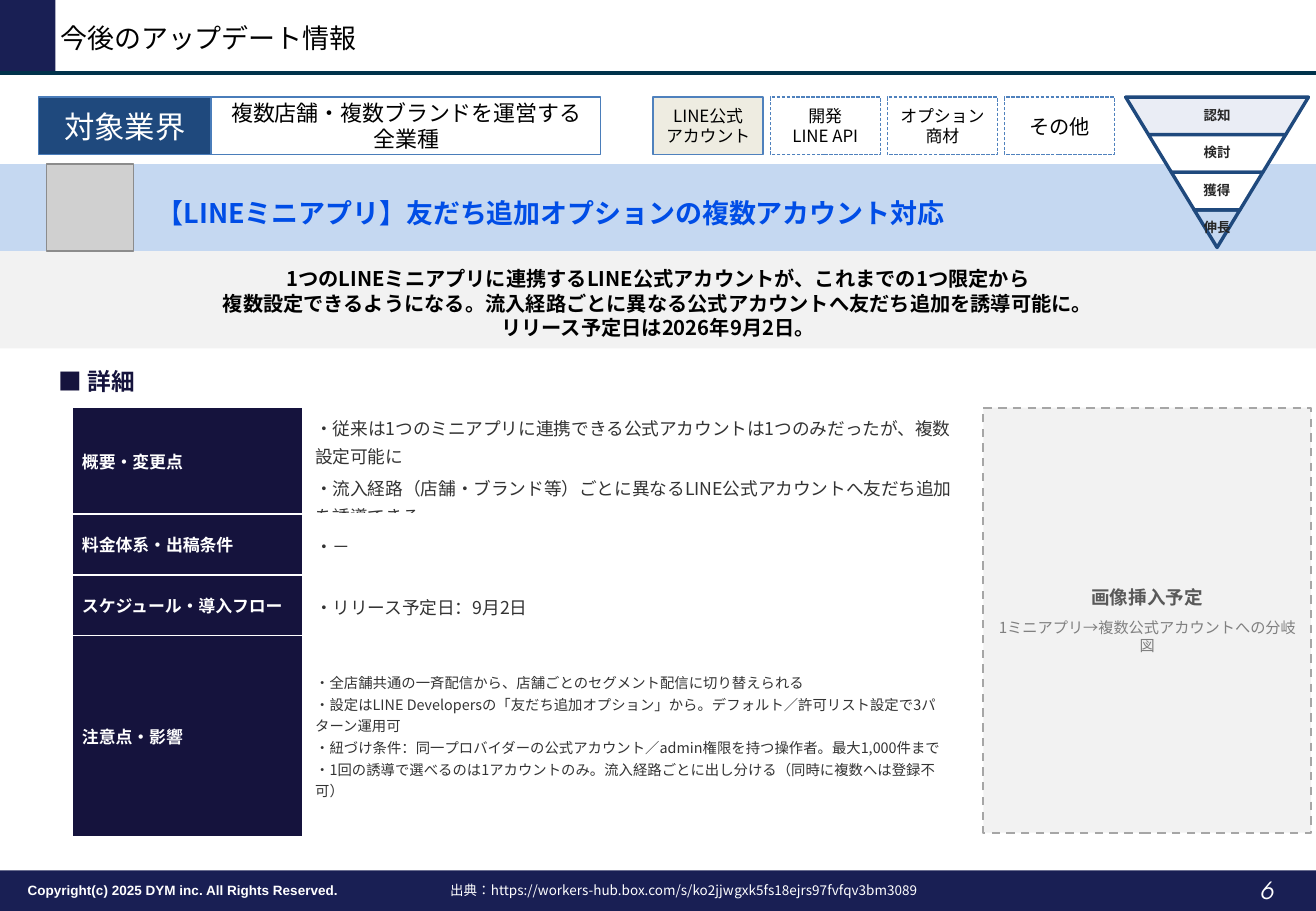
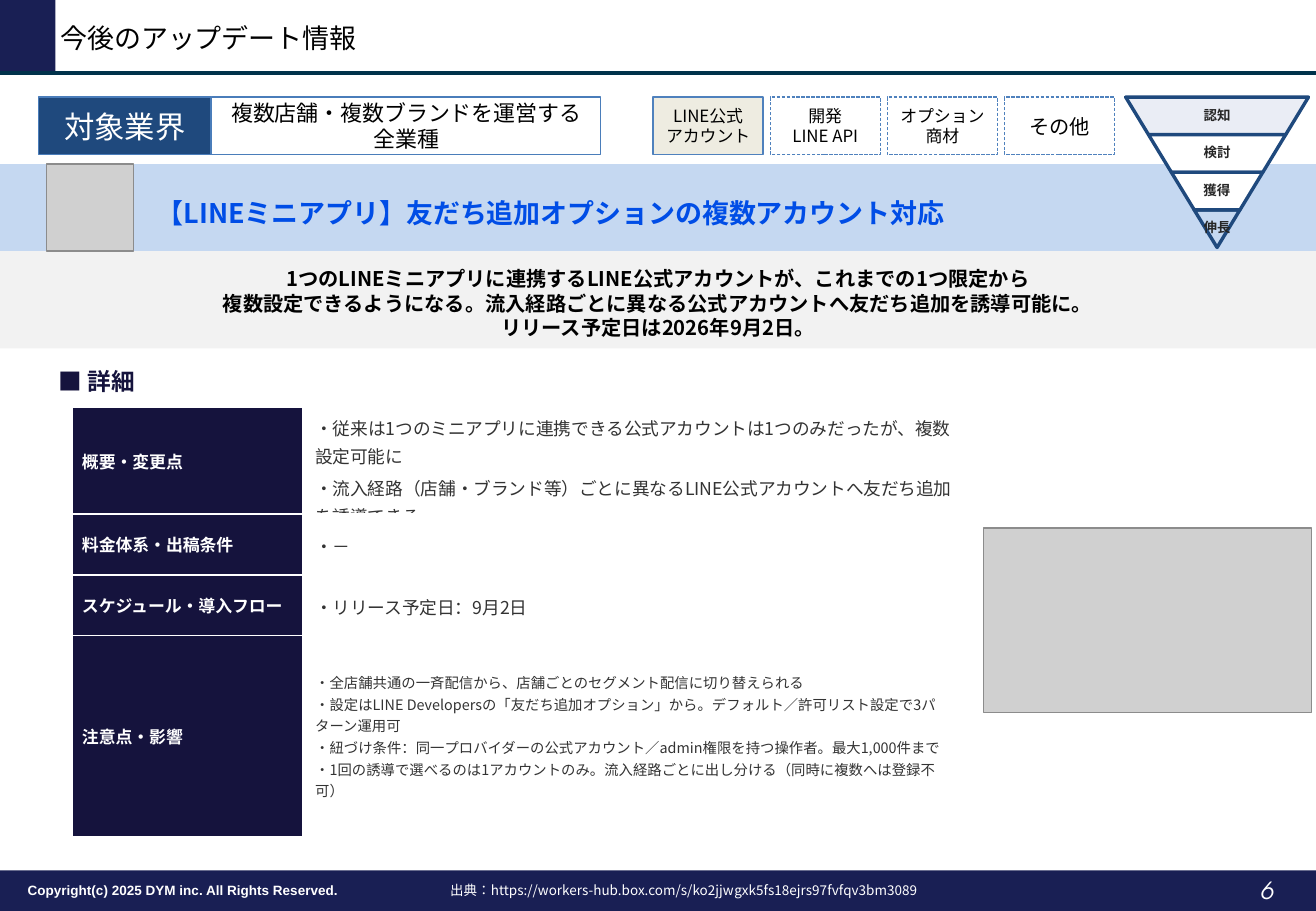
Before and after one commit to tonomura-r-dev/folder, a slide deck: slide 6 of LINEOA媒体最新情報_2026年9月トレンドレポート.pptx. Drawn at 1316x911 pixels with LibreOffice and Linux fonts; fonts in the diff are those of the drawing; grey boxes stand for pictures; background and template pictures are left out. Boxes give left, top, right and bottom in pixels: in the first picture for what was removed or moved away, otherwise in the second. Text is boxed around its words. In the diff, an @@ line names an element or a change of style, - is before the commit and + after.

```diff
--- a/LINEOA媒体最新情報_2026年9月トレンドレポート.pptx
+++ b/LINEOA媒体最新情報_2026年9月トレンドレポート.pptx
@@ rectangle removed at <box>984,408,1312,834</box> @@
-画像挿入予定
-1ミニアプリ→複数公式アカウントへの分岐図
@@ picture added at <box>984,529,1312,713</box> @@
```
Also in this commit, not shown: 5 other slides changed, 8 other files.
